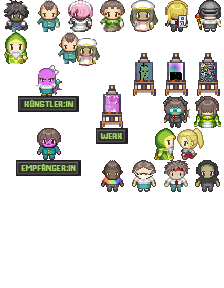
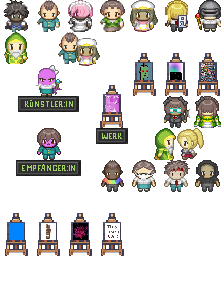
Revision of a layered 224x288 image; what changed, layer by layer:
added group "STAFFELEI" (2nd of 6) with 4 layers above "STAFFELEI" over box(101, 213, 124, 256)
added layer "Layer 50" in group "STAFFELEI" over box(104, 223, 121, 240)
added layer "Layer 49" in group "STAFFELEI" over box(102, 221, 122, 245)
added layer "Layer 48" in group "STAFFELEI" over box(107, 225, 119, 238)
added layer "Layer 47" in group "STAFFELEI" over box(101, 213, 124, 256)
added group "STAFFELEI" (3rd of 6) with 4 layers above "STAFFELEI" over box(69, 213, 92, 256)
added layer "Layer 51" in group "STAFFELEI" over box(71, 222, 89, 240)
added layer "Layer 46" in group "STAFFELEI" over box(70, 222, 90, 243)
added layer "Layer 45" in group "STAFFELEI" over box(73, 223, 88, 240)
added layer "Layer 44" in group "STAFFELEI" over box(69, 213, 92, 256)
added group "STAFFELEI" (4th of 6) with 4 layers above "STAFFELEI" over box(37, 213, 60, 256)
added layer "Layer 52" in group "STAFFELEI" over box(40, 223, 51, 240)
added layer "Layer 43" in group "STAFFELEI" over box(39, 221, 57, 243)
added layer "Layer 42" in group "STAFFELEI" over box(46, 224, 51, 239)
added layer "Layer 41" in group "STAFFELEI" over box(37, 213, 60, 256)
added group "STAFFELEI" (5th of 6) with 3 layers above "STAFFELEI" over box(5, 213, 28, 256)
added layer "Layer 40" in group "STAFFELEI" over box(6, 222, 26, 243)
added layer "Layer 39" in group "STAFFELEI" over box(9, 223, 24, 240)
added layer "Layer 38" in group "STAFFELEI" over box(5, 213, 28, 256)
painted on "EMPFÄNGER:IN" over box(21, 164, 76, 171)
painted on "WERK" over box(100, 133, 123, 139)
painted on "KÜNSTLER:IN" over box(24, 100, 74, 107)
